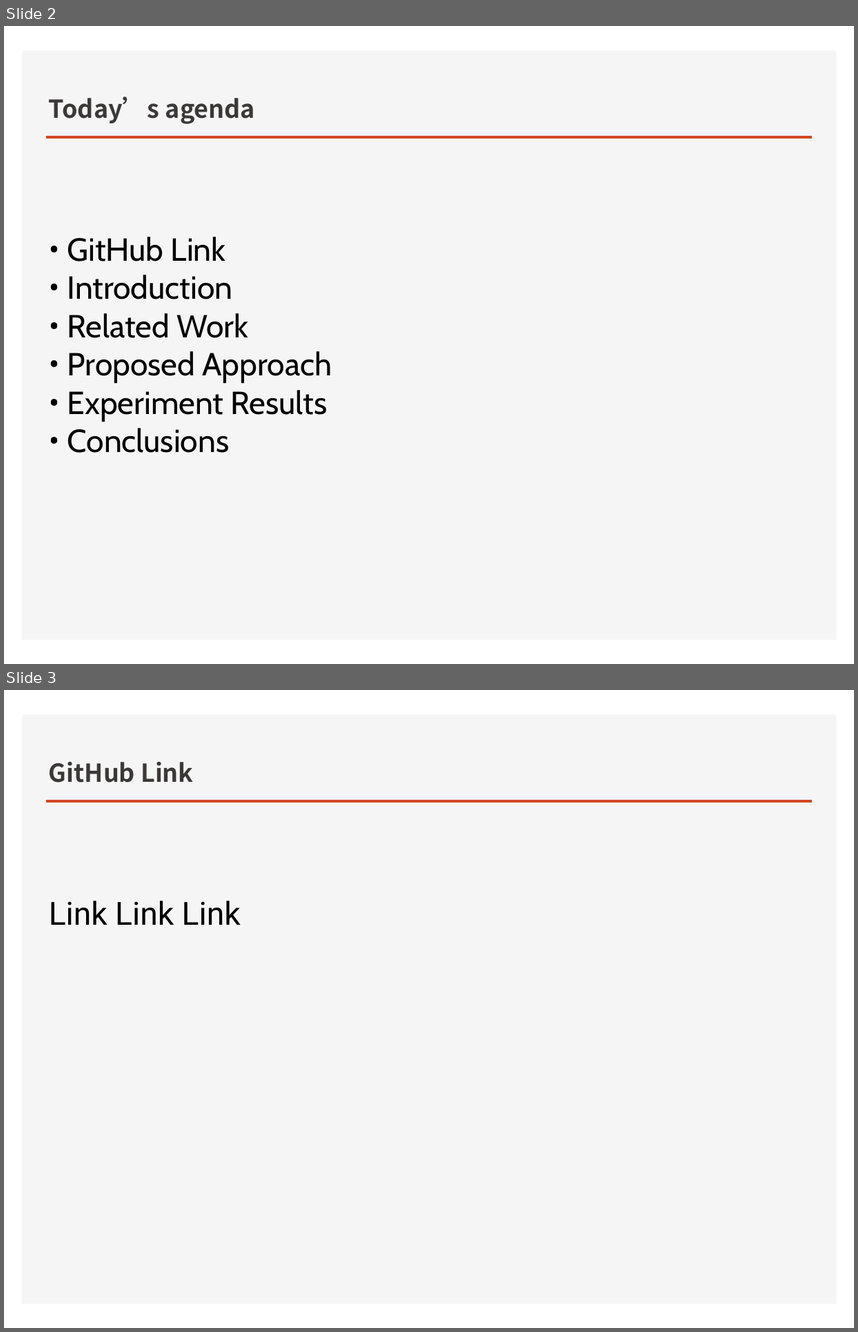
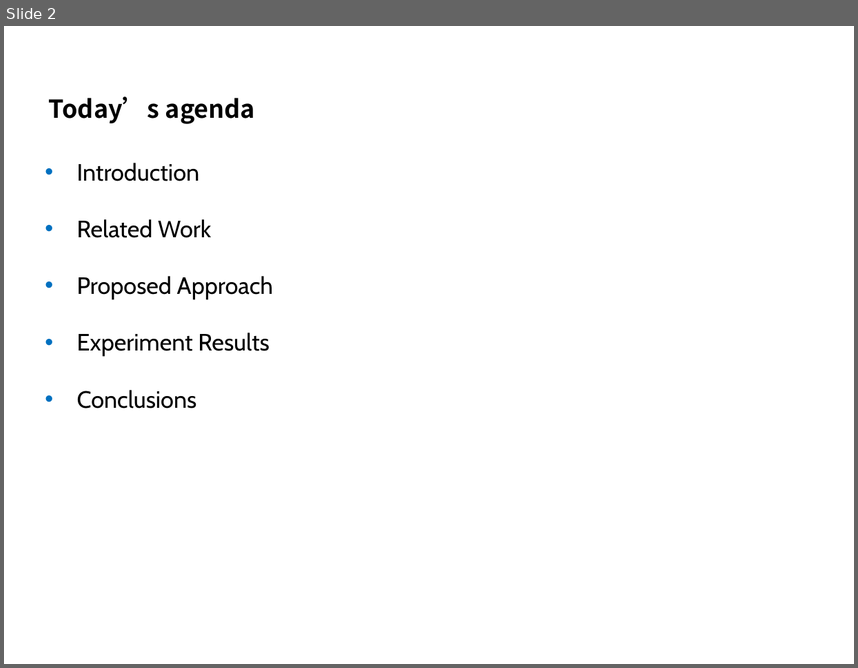
Before and after one commit to kimbold/VRDL_2019, a slide deck: Final project/Final_presentation.pptx. Shown one above the other, each under a label of ours: slides 2 and 3 before the commit, slide 2 after it. The pictures are 858x1332 and 858x668 pixels, drawn with LibreOffice and Linux fonts; fonts in the diff are those of the drawing; background and template pictures are left out. Boxes give left, top, right and bottom in pixels: in the first picture for what was removed or moved away, otherwise in the second. Text is boxed around its words. In the diff, an @@ line names an element or a change of style, - is before the commit and + after.

```diff
--- a/Final project/Final_presentation.pptx
+++ b/Final project/Final_presentation.pptx
@@ slide 3 removed at box(4, 690, 854, 1328), background #FFFFFF; not listed: 2 template elements that a slide beside it also shows @@
@@ title removed at box(49, 762, 193, 782) @@
-GitHub Link
@@ text removed at box(49, 900, 241, 925) @@
-Link Link Link
@@ slide 2 changed as well @@
@@ rectangle removed at box(22, 51, 836, 640) @@
@@ title "Today’s agenda" at box(49, 96, 255, 124): text colour #3B3838 to #000000 @@
@@ line removed from (47, 137) to (811, 137) @@
@@ text at box(77, 163, 273, 408): text changed; size 27 to 20 pt @@
-• GitHub Link
-• Introduction
-• Related Work
-• Proposed Approach
-• Experiment Results
-• Conclusions
+• Introduction
+• Related Work
+• Proposed Approach
+• Experiment Results
+• Conclusions
```
Also in this commit, not shown: 4 other slides changed, 8 slides added, 9 other slides removed, 1 other file.
